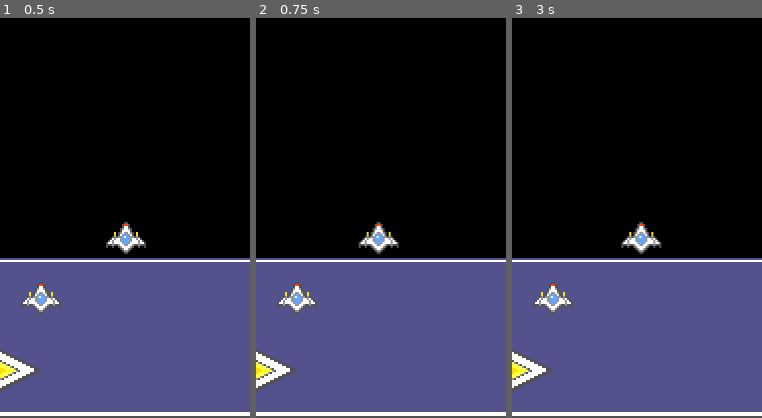
Above: before the commit, frames 1-3 (left to right).
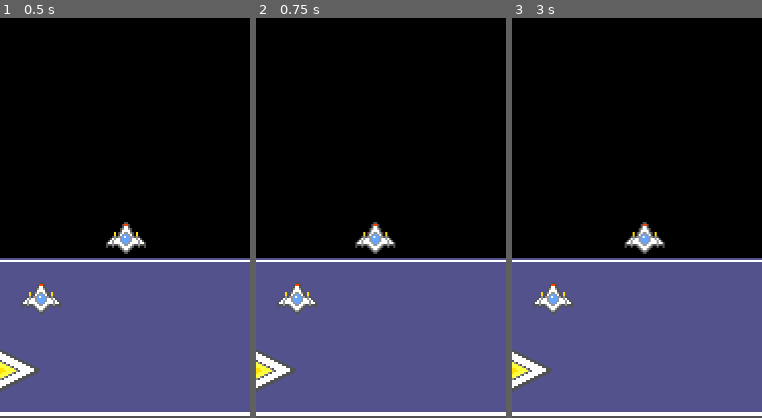
Above: after the commit, the same moments.

Repository: vivisuke/GD4Shooting
Game: Godot game, scene res://main_scene.tscn
The game is run twice, just before and just after one commit, with the same random seed, the same clock (stepped at 60 frames per second) and the same inputs.
Inputs (mouse positions are % of the whole screen's width and height, from its top left):
- Up to frame 1 (0.5 s): no input
- Up to frame 2 (0.75 s): click (10, 94) at 0.5 s
- Up to frame 3 (3 s): click (26, 94) at 1.25 s; click (86, 94) at 2 s; tap Enter at 2.75 s; hold Right from 2.78 s (still down)
The pictures show only the part of the screen within x 25-75%, y 50-100%; the shares and areas given below are measured in that part.

Frame 1 is identical in both runs. In frame 2, 0.7% of the frame differs, in the area x 39-58%, y 51-59%; in frame 3, 0.7%.

Commit message:
0020 ◎ C 08/28 08/28 0.001│ToDo│自機左右移動：左右端で止まる

Diff:
--- a/Gd4Shooting/scripts/main_scene.gd
+++ b/Gd4Shooting/scripts/main_scene.gd
@@ -1,6 +1,65 @@
 extends Node2D
 
-const FIGHTER_LR_SPEED = 100	# 自機移動速度 px/sec
+const SCREEN_WIDTH = 500        # スクリーン幅
+const UFO_MOVE_UNIT = 150       # UFO 飛翔速度
+#const MOVE_UNIT = 200           # 自機左右移動速度
+const FIGHTER_MOVE_UNIT = 200	# 自機移動速度 px/sec
+const FIGHTER_LR_SPC = 64
+const MIN_FIGHTER_X = FIGHTER_LR_SPC
+const MAX_FIGHTER_X = SCREEN_WIDTH - FIGHTER_LR_SPC
+const MISSILE_DY = -10
+const ENEMY_X0 = 64
+const ENEMY_Y0 = 200
+const ENEMY_H_PITCH = 48
+const ENEMY_V_PITCH = 48
+const ENEMY_N_HORZ = 8
+const ENEMY_N_VERT = 5
+const ENEMY_LR_SPC = 48
+const ENEMY_MOVE_UNIT = 4
+const ENEMY_MISSILE_OFFSET = 16 + 32 + 8    # 敵ミサイル発射位置
+const MIN_ENEMY_X = ENEMY_LR_SPC
+const MAX_ENEMY_X = SCREEN_WIDTH - ENEMY_LR_SPC
+const MAX_ENEMY_Y = 620
+const ENEMY_MISSILE_DY = 5
+const UFO_POINTS = [10, 10, 50, 10, 10, 50, 10, 10, 300, 10, 10, 50, 10, 10]
+const HI_SCORE_FN = "user://data.txt"
+
+var Missile = load("res://Missile.tscn")
+var Bunker8 = load("res://Bunker8.tscn")
+var Enemy1 = load("res://Enemy1.tscn")
+var EnemyMissile = load("res://EnemyMissile.tscn")
+var Explosion = load("res://Explosion.tscn")
+
+var gameOver = false
+var paused = true
+var level = 0
+var invaded = false         # 敵機が最下段に到達
+#var gameOverDlg = null
+var exploding = false       # 爆発中
+var nFighter = 3            # 自機残機数
+var score = 0               # スコア
+var hi_score = 0            # ハイスコア
+var UFOPntIX = 0
+var autoMoving : bool = false       # 自機自動移動中
+var autoMoveX = 0                   # 自機自動移動先座標
+var missile = null
+var mv = Vector2(0, MISSILE_DY)
+var emv = Vector2(0, ENEMY_MISSILE_DY)
+#var dur = 0.0      # for 敵アニメーション
+#var dur2 = 0.0     # for 敵移動
+#var dur_em = 0.0   # for 敵ミサイル発射
+var dur_expl = 0.0      # 爆発中カウンタ
+var mv_ix = 0
+var move_down : bool = false        # 敵機下移動
+var move_right : bool = false       # 敵機右移動
+var en_collied : bool = false       # 敵機が左右端に達した
+var enemies = []        # 敵機管理用配列
+var nEnemies = 0        # 敵機数
+var enemyMissiles = []  # 敵ミサイル
+var bunkers = []        # バンカー（防御壁）
+var leftPressed : bool = false
+var rightPressed : bool = false
+
 
 var move_fighter = 0			# 自機移動方向、0 | KEY_LEFT | KEY_RIGHT
 
@@ -16,9 +75,11 @@
 	pass
 func _physics_process(delta):
 	if move_fighter == KEY_LEFT:
-		$Fighter.position.x -= delta * FIGHTER_LR_SPEED
+		$Fighter.position.x -= delta * FIGHTER_MOVE_UNIT
+		$Fighter.position.x = max(MIN_FIGHTER_X, $Fighter.position.x)
 	elif move_fighter == KEY_RIGHT:
-		$Fighter.position.x += delta * FIGHTER_LR_SPEED
+		$Fighter.position.x += delta * FIGHTER_MOVE_UNIT
+		$Fighter.position.x = min(MAX_FIGHTER_X, $Fighter.position.x)
 	pass
 
 func _input(event):
Not shown, changed: GD4Shooting.spr
